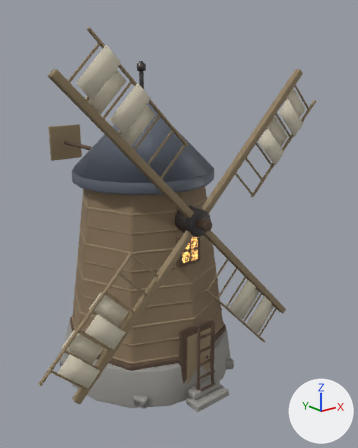
The glTF model app/src/scenes/millridget/assets/mill/model.glb: old version first, new version second.
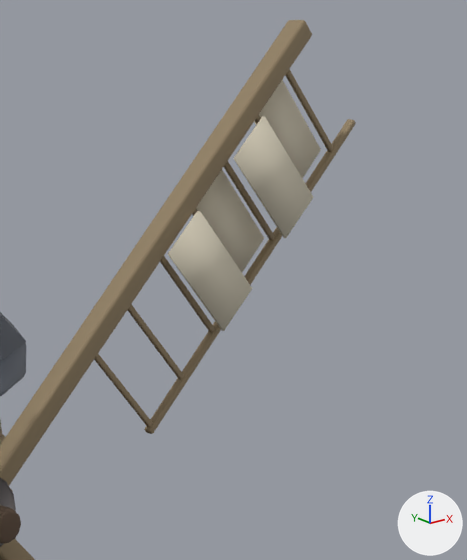
The first picture shows the older version from a 50 mm camera at (-6.72, -9.77, 7.42) aimed at (0.95, -0.18, 3.58). The close-ups show the older and then the newer version on the part from 58% to 98% of the width and 14% to 53% of the height of that picture. Only the edits that show in the close-ups are written down. The lights are fixed; the arrows at lower right show +X, +Y and +Z. Where no turn or scale is listed for an object, it has been applied to the vertices.

In view in the first close-up: 'arm0', 'cap', 'capTop', 'cloth0_0', 'cloth0_1', 'cloth0_2', 'cloth0_3', 'nose', 'railT0', 'slat0_0', 'slat0_4', 'slat0_6' and 4 more.
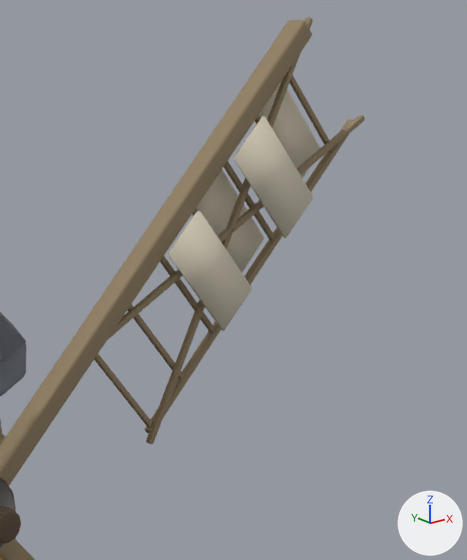
Location of each change, [x1, y1, x2, y2] in pixels of the close-ups (467 x 560 px):
'brace0l', added
    after: [146, 17, 313, 444]
'brace0u', added
    after: [108, 115, 365, 339]

What the commit changed:
Mesh me_cube_044_1 is new.
It has 96 vertices, 188 faces and spans x 3.93..6.89, y -2.06..-2.01, z 3.94..5.46.
It uses material mat_sailwood (brown #907e61).
Mesh me_cube_045_1 is new.
It has 96 vertices, 188 faces and spans x 4.65..6.17, y -2.06..-2.01, z 3.22..6.18.
It uses material mat_sailwood (brown #907e61).
Object 'brace0u' (ob_brace0u) is new; it shows me_cube_044_1.
Its location is (-3.005, 0.0, 1.245).
Object 'brace0l' (ob_brace0l) is new; it shows me_cube_045_1.
Its location is (-3.005, 0.0, 1.245).
